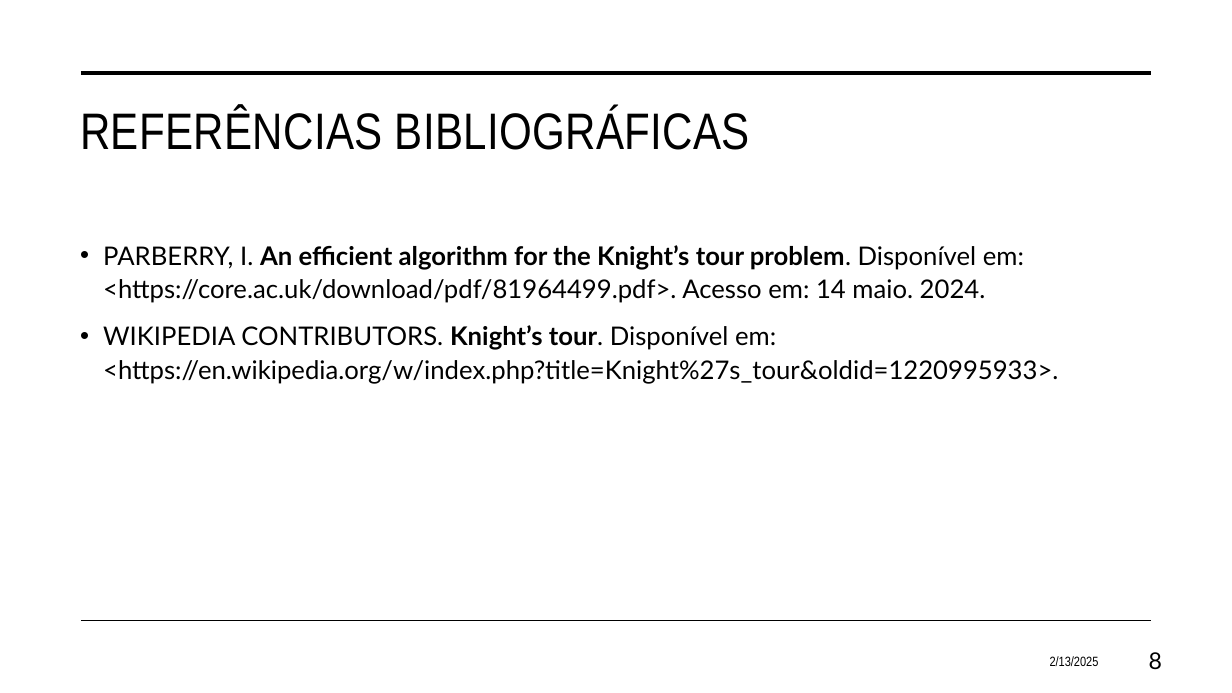
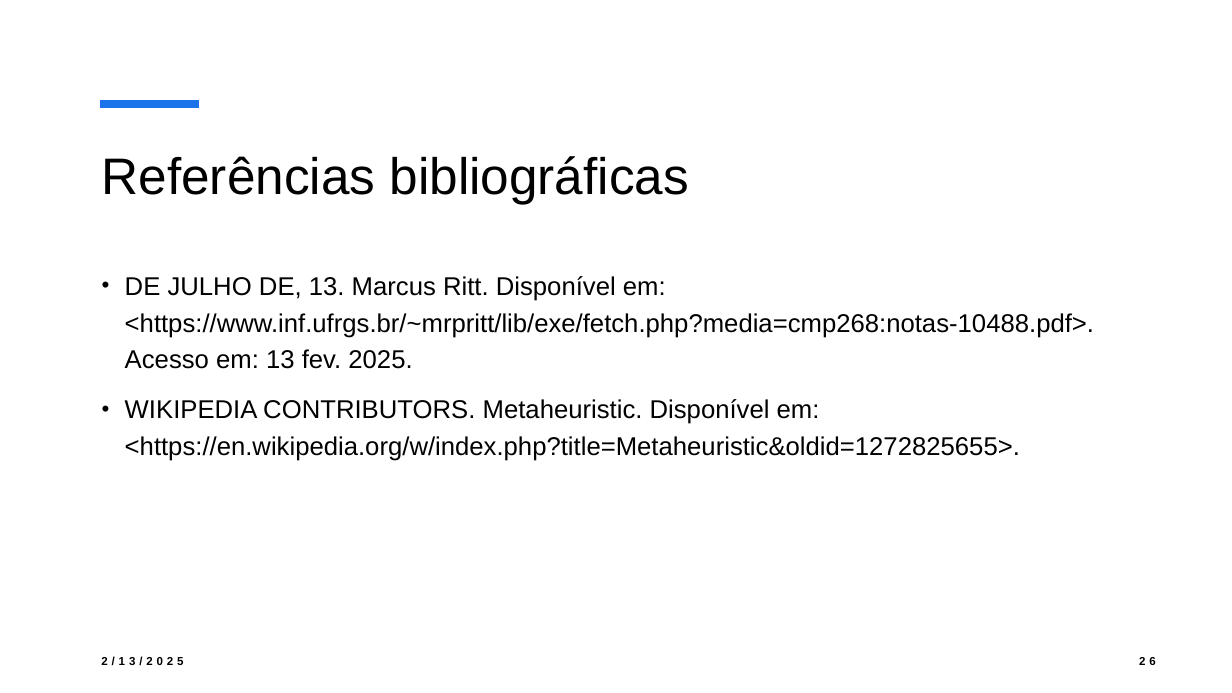
Before and after one commit to eduardosavian/heuristic-searches, a slide deck: slide 26 of documents/Presentation.pptx (slide 8 before the commit). Drawn at 1232x693 pixels with LibreOffice and Linux fonts; fonts in the diff are those of the drawing. Boxes give left, top, right and bottom in pixels: in the first picture for what was removed or moved away, otherwise in the second. Text is boxed around its words. In the diff, an @@ line names an element or a change of style, - is before the commit and + after.

Commit message:
Done

```diff
--- a/documents/Presentation.pptx
+++ b/documents/Presentation.pptx
@@ line removed from (81, 73) to (1152, 73) @@
@@ line added from (100, 104) to (199, 104), #1973EB 6 pt @@
@@ title at (x1=102, y1=156, x2=689, y2=204): text changed; font Arial Narrow to Arial @@
-REFERÊNCIAS BIBLIOGRÁFICAS
+Referências bibliográficas
@@ text at (x1=125, y1=276, x2=1094, y2=461): text changed; font Lato to Arial @@
-• PARBERRY, I. An efficient algorithm for the Knight’s tour problem. Disponível em: <https://core.ac.uk/download/pdf/81964499.pdf>. Acesso em: 14 maio. 2024.
-• WIKIPEDIA CONTRIBUTORS. Knight’s tour. Disponível em: <https://en.wikipedia.org/w/index.php?title=Knight%27s_tour&oldid=1220995933>.
+• DE JULHO DE, 13. Marcus Ritt. Disponível em: <https://www.inf.ufrgs.br/~mrpritt/lib/exe/fetch.php?media=cmp268:notas-10488.pdf>. Acesso em: 13 fev. 2025.
+• WIKIPEDIA CONTRIBUTORS. Metaheuristic. Disponível em: <https://en.wikipedia.org/w/index.php?title=Metaheuristic&oldid=1272825655>.
@@ line removed from (81, 621) to (1152, 621) @@
@@ text "2/13/2025" moved from (x1=1050, y1=656, x2=1099, y2=666) to (x1=101, y1=656, x2=183, y2=666) @@
@@ text "2/13/2025" at (x1=101, y1=656, x2=183, y2=666): size 10.5 to 9 pt, font Arial Narrow to Arial, letter spacing 0 to 3 pt, bold on; alignment right to left @@
@@ page number at (x1=1139, y1=657, x2=1156, y2=665): text changed; size 18 to 9 pt; font Lato to Arial; bold on @@
-8
+26
```
Also in this commit, not shown: 8 other slides changed, 18 slides added.
